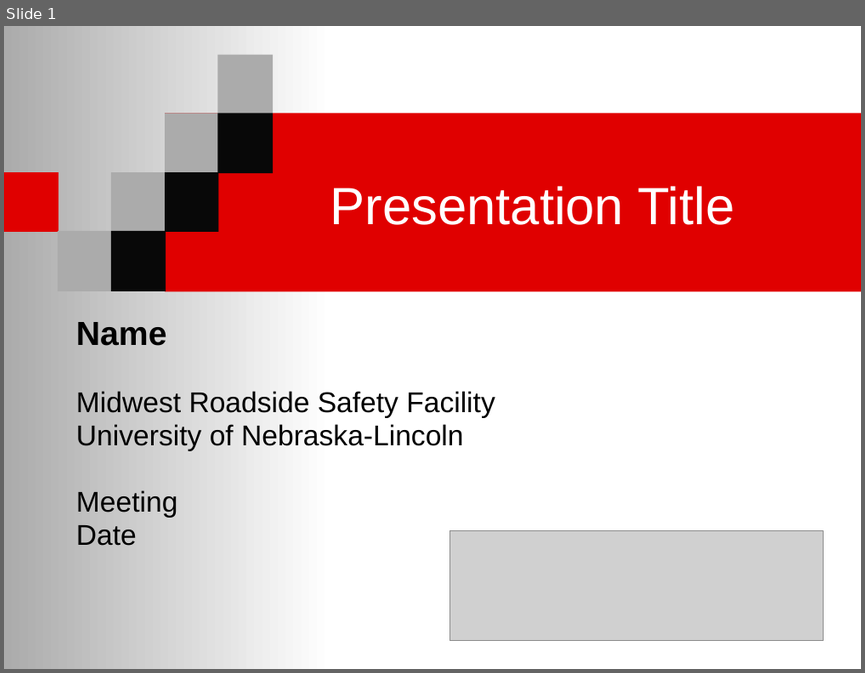
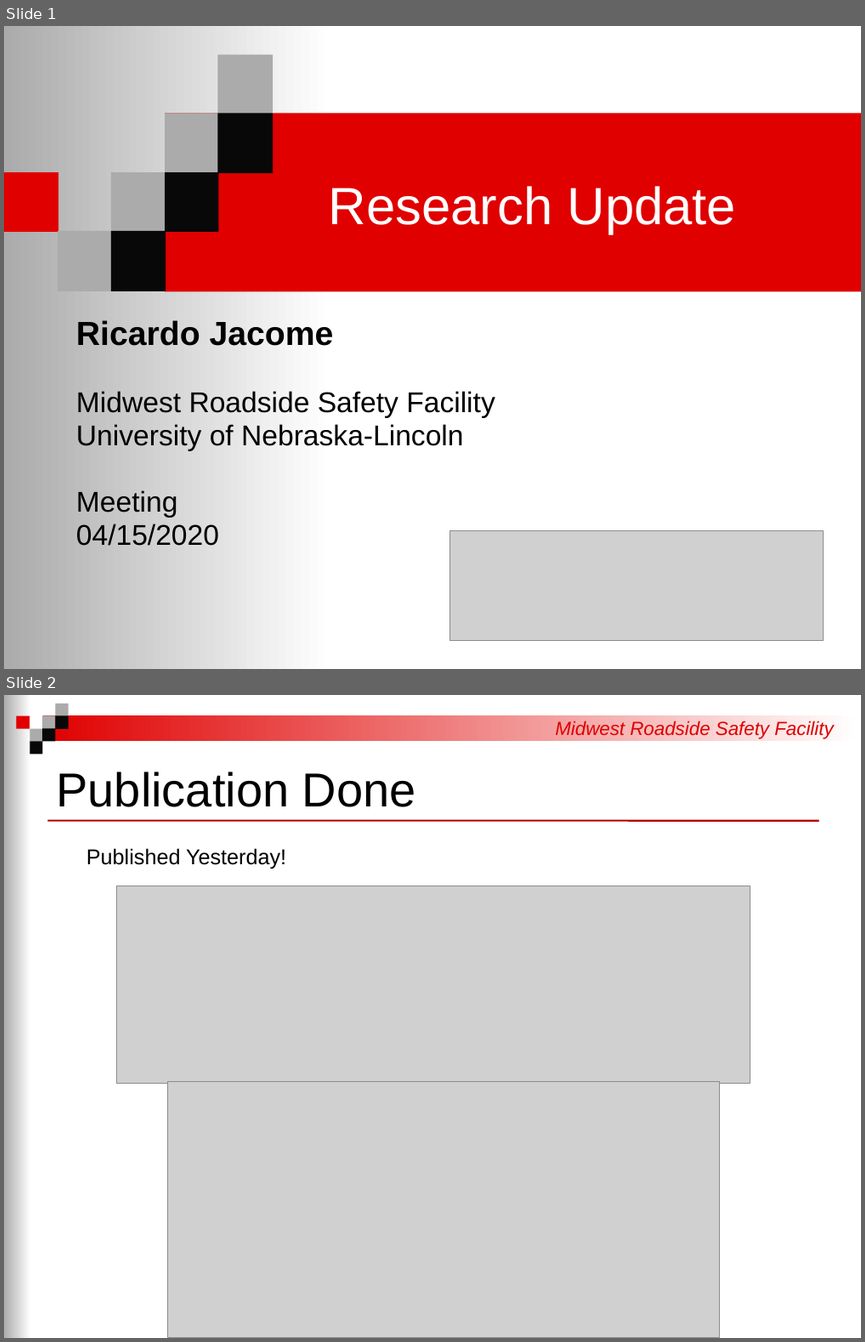
Before and after one commit to RickJacome/CurriculumVitae, a slide deck: Template - MwRSF Standard Presentation.pptx. Shown one above the other, each under a label of ours: slide 1 before the commit, slides 1 and 2 after it. The pictures are 865x673 and 865x1342 pixels, drawn with LibreOffice and Linux fonts; fonts in the diff are those of the drawing; grey boxes stand for pictures; background and template pictures are left out. Boxes give left, top, right and bottom in pixels: in the first picture for what was removed or moved away, otherwise in the second. Text is boxed around its words. In the diff, an @@ line names an element or a change of style, - is before the commit and + after.

```diff
--- a/Template - MwRSF Standard Presentation.pptx
+++ b/Template - MwRSF Standard Presentation.pptx
@@ slide 2 added at bbox=[4, 695, 861, 1338], background #FFFFFF @@
@@ rectangle added at bbox=[4, 695, 30, 1338], fill gradient #ABABAB to #FFFFFF @@
@@ rectangle added at bbox=[16, 715, 29, 728], fill #E00000 @@
@@ rectangle added at bbox=[42, 715, 861, 741], fill gradient #E00000 to #FFFFFF @@
@@ rectangle added at bbox=[42, 715, 55, 728], fill #ABABAB @@
@@ rectangle added at bbox=[55, 703, 69, 716], fill #ABABAB @@
@@ rectangle added at bbox=[55, 715, 69, 728], fill #080808 @@
@@ rectangle added at bbox=[30, 728, 42, 741], fill #ABABAB @@
@@ rectangle added at bbox=[30, 741, 42, 755], fill #080808 @@
@@ rectangle added at bbox=[42, 728, 55, 741], fill #080808 @@
@@ text added at bbox=[555, 721, 833, 739], 16 pt, text #E00000, italic @@
+Midwest Roadside Safety Facility
@@ title added at bbox=[57, 771, 416, 807], 40 pt, text #000000 @@
+Publication Done
@@ line added from (47, 821) to (819, 821), #B20000 1.5 pt @@
@@ text added at bbox=[86, 848, 286, 869], 18 pt, text #000000 @@
+Published Yesterday!
@@ picture added at bbox=[117, 886, 750, 1083] @@
@@ picture added at bbox=[168, 1082, 720, 1338] @@
@@ slide 1 changed as well @@
@@ title at bbox=[329, 186, 737, 234]: text changed @@
-Presentation Title
+Research Update
@@ subtitle at bbox=[76, 320, 334, 346]: text changed @@
-Name
+Ricardo Jacome
@@ subtitle at bbox=[76, 523, 219, 545]: text changed @@
-Date
+04/15/2020
```
Also in this commit, not shown: 3 other slides added, 1 slide removed.
